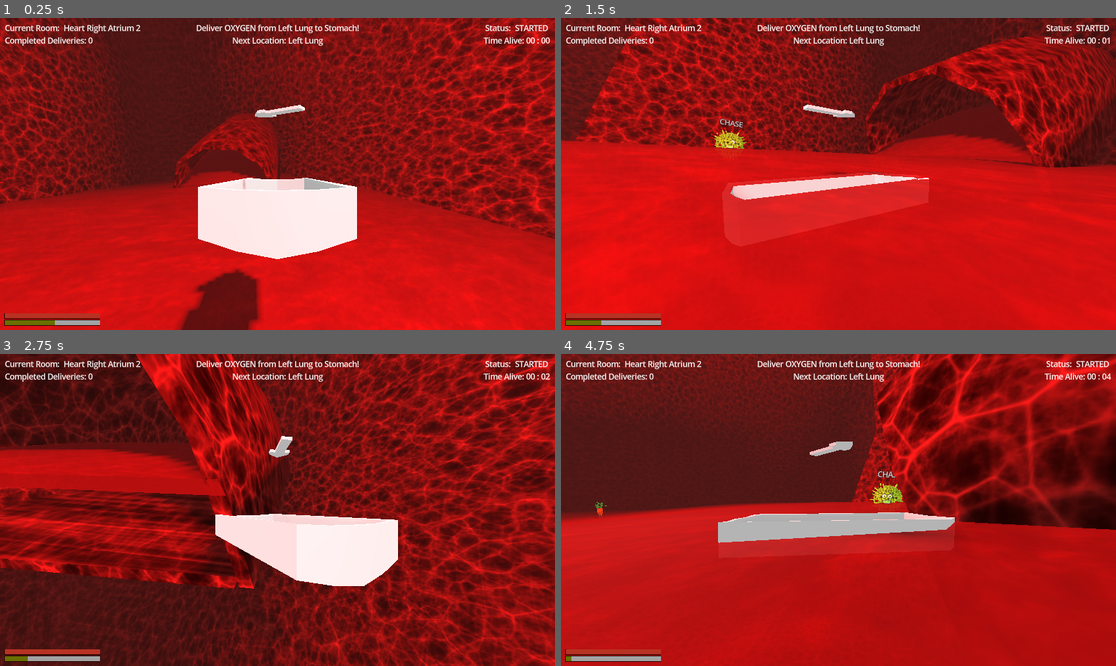
Above: before the commit, frames 1-4 (two rows, left to right).
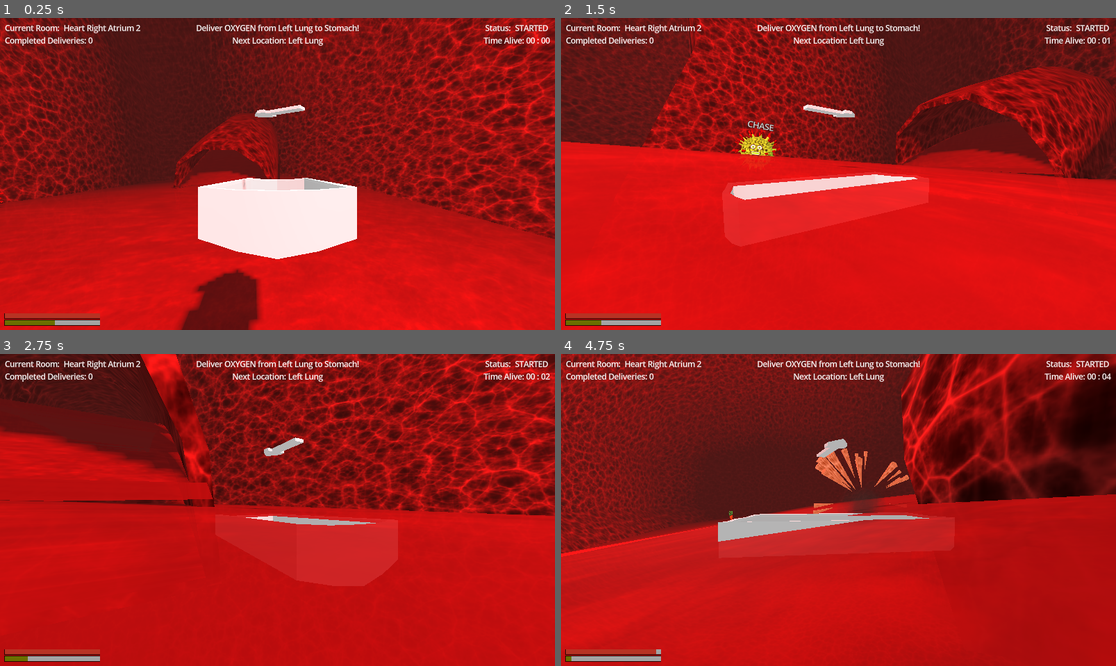
Above: after the commit, the same moments.

Repository: petegilb/bloodstream
Game: Godot game, scene res://levels/mainlevel.tscn
The game is run twice, just before and just after one commit, with the same random seed, the same clock (stepped at 60 frames per second) and the same inputs. Sound files missing from this copy of the repository are replaced by a short silence.
Inputs (mouse positions are in pixels of both pictures, inside the frame that each line leads up to):
- Up to frame 1 (0.25 s): no input
- Up to frame 2 (1.5 s): move the mouse to (866, 174) at 0.52 s; hold Shift (boost) 0.53-1.28 s; hold W (move_forward) from 0.53 s (still down); move the mouse to (810, 174) at 1.27 s; tap Shift (boost) at 1.35 s
- Up to frame 3 (2.75 s): keep holding W (move_forward); move the mouse to (288, 503) at 2.02 s; hold Shift (boost) from 2.03 s (still down)
- Up to frame 4 (4.75 s): keep holding W (move_forward); move the mouse to (832, 516) at 2.77 s; release Shift (boost) at 2.78 s; tap Shift (boost) at 2.85, 4.35 s; move the mouse to (877, 513) at 3.52 s; hold Shift (boost) 3.53-4.28 s; move the mouse to (794, 506) at 4.27 s

The runs differ from the first frame. In frame 1, less than 0.1% of the frame differs, in the area x 0-1%, y 52-61%; in frame 2, 25%; in frame 3, 73%, in the area x 0-100%, y 0-100%; in frame 4, 36%.

Commit message:
add explosion particle + some sounds

Diff:
--- /dev/null
+++ b/core/particles/particle_cone_mesh.tres
@@ -0,0 +1,18 @@
+[gd_resource type="CylinderMesh" load_steps=3 format=3 uid="uid://c3amiaceyj16f"]
+
+[ext_resource type="Texture2D" uid="uid://bmjykphk74bpd" path="res://prefabs/river/Vein 2 - 512x512.png" id="1_hdv3b"]
+
+[sub_resource type="StandardMaterial3D" id="StandardMaterial3D_m04vq"]
+albedo_color = Color(0, 0, 0, 1)
+emission_enabled = true
+emission = Color(0.887289, 0.218968, 0, 1)
+emission_energy_multiplier = 0.7
+emission_texture = ExtResource("1_hdv3b")
+grow_amount = -0.717
+
+[resource]
+material = SubResource("StandardMaterial3D_m04vq")
+top_radius = 0.15
+bottom_radius = 0.0
+height = 1.5
+radial_segments = 6
--- /dev/null
+++ b/core/particles/particle_starter.gd
@@ -0,0 +1,12 @@
+class_name ParticleStarter
+extends Node3D
+
+@export var time_before_death = 2.0
+
+func _ready() -> void:
+    for child in find_children("*"):
+        if child is GPUParticles3D:
+            child.emitting = true
+
+    await get_tree().create_timer(time_before_death).timeout
+    queue_free()
--- /dev/null
+++ b/core/particles/small_explosion.tscn
@@ -0,0 +1,84 @@
+[gd_scene load_steps=13 format=3 uid="uid://boja7qc70vsoh"]
+
+[ext_resource type="Script" uid="uid://ciiov5w6cbe4u" path="res://core/particles/particle_starter.gd" id="1_o7xqe"]
+[ext_resource type="CylinderMesh" uid="uid://c3amiaceyj16f" path="res://core/particles/particle_cone_mesh.tres" id="2_ltu08"]
+
+[sub_resource type="Curve" id="Curve_ltu08"]
+_data = [Vector2(0, 1), 0.0, 0.0, 0, 0, Vector2(0.735343, 0.996012), 0.0, 0.0, 0, 0, Vector2(1, 0), 0.0, 0.0, 0, 0]
+point_count = 3
+
+[sub_resource type="CurveTexture" id="CurveTexture_pobsd"]
+curve = SubResource("Curve_ltu08")
+
+[sub_resource type="ParticleProcessMaterial" id="ParticleProcessMaterial_ltu08"]
+particle_flag_align_y = true
+spread = 180.0
+initial_velocity_min = 12.0
+initial_velocity_max = 14.0
+scale_min = 0.5
+scale_max = 1.5
+scale_curve = SubResource("CurveTexture_pobsd")
+
+[sub_resource type="Curve" id="Curve_p7diw"]
+_data = [Vector2(0, 0), 0.0, 0.0, 0, 0, Vector2(1, 1), 0.0, 0.0, 0, 0]
+point_count = 2
+
+[sub_resource type="CurveTexture" id="CurveTexture_xlxnm"]
+curve = SubResource("Curve_p7diw")
+
+[sub_resource type="Curve" id="Curve_pobsd"]
+_data = [Vector2(0, 0.038957), 0.0, 0.0, 0, 0, Vector2(0.155779, 1), 0.0, 0.0, 0, 0, Vector2(1, 0), 0.0, 0.0, 0, 0]
+point_count = 3
+
+[sub_resource type="CurveTexture" id="CurveTexture_p7diw"]
+curve = SubResource("Curve_pobsd")
+
+[sub_resource type="ParticleProcessMaterial" id="ParticleProcessMaterial_pobsd"]
+emission_shape = 1
+emission_sphere_radius = 1.0
+direction = Vector3(0, -1, 0)
+spread = 60.0
+initial_velocity_min = 1.0
+initial_velocity_max = 3.0
+gravity = Vector3(0, 5, 0)
+scale_min = 0.5
+scale_max = 1.5
+scale_curve = SubResource("CurveTexture_p7diw")
+color = Color(0.28, 0.25648, 0.2408, 1)
+alpha_curve = SubResource("CurveTexture_xlxnm")
+
+[sub_resource type="StandardMaterial3D" id="StandardMaterial3D_ltu08"]
+transparency = 1
+vertex_color_use_as_albedo = true
+
+[sub_resource type="SphereMesh" id="SphereMesh_ltu08"]
+material = SubResource("StandardMaterial3D_ltu08")
+radial_segments = 8
+rings = 4
+
+[node name="SmallExplosion" type="Node3D"]
+script = ExtResource("1_o7xqe")
+
+[node name="Debris" type="GPUParticles3D" parent="."]
+emitting = false
+amount = 24
+one_shot = true
+explosiveness = 1.0
+process_material = SubResource("ParticleProcessMaterial_ltu08")
+draw_pass_1 = ExtResource("2_ltu08")
+
+[node name="Fire" type="GPUParticles3D" parent="."]
+emitting = false
+amount = 12
+one_shot = true
+explosiveness = 1.0
+process_material = SubResource("ParticleProcessMaterial_pobsd")
+draw_pass_1 = SubResource("SphereMesh_ltu08")
+
+[node name="Smoke" type="GPUParticles3D" parent="."]
+emitting = false
+amount = 32
+one_shot = true
+explosiveness = 1.0
+process_material = SubResource("ParticleProcessMaterial_pobsd")
+draw_pass_1 = SubResource("SphereMesh_ltu08")
--- a/prefabs/boat_character.tscn
+++ b/prefabs/boat_character.tscn
@@ -10,6 +10,7 @@
 [ext_resource type="AudioStream" uid="uid://dm3p7www4xo8p" path="res://sounds/engine_accelerate.wav" id="8_xjuar"]
 [ext_resource type="AudioStream" uid="uid://pnucuuav5uvp" path="res://sounds/engine_fadeout.wav" id="9_dhwpv"]
 [ext_resource type="AudioStream" uid="uid://bl7ltxv2bn83j" path="res://sounds/engine_boost.wav" id="9_ynfvf"]
+[ext_resource type="AudioStream" uid="uid://bk3cy34pkhaem" path="res://sounds/lava_loop.wav" id="11_tmo8g"]
 
 [sub_resource type="ConvexPolygonShape3D" id="ConvexPolygonShape3D_tu7rq"]
 points = PackedVector3Array(1.14894, 1.01494, 2.17147, -1.14894, 1.01494, 2.17147, 0, 0.936323, 3.13899, 1.14894, 0.305 …(439 unchanged characters)…
@@ -24,7 +25,7 @@
 river_passive_force = 20
 forward_row_force = 30
 backward_row_force = 15
-boost_modifier = 4.0
+boost_modifier = 2.5
 turn_force = 10
 gas_depletion_rate = 20.0
 
@@ -83,9 +84,15 @@
 
 [node name="Boost" type="AudioStreamPlayer3D" parent="."]
 stream = ExtResource("9_ynfvf")
-volume_db = -1.057
+volume_db = 1.289
+pitch_scale = 0.57
 
 [node name="FadeOut" type="AudioStreamPlayer3D" parent="."]
 stream = ExtResource("9_dhwpv")
 volume_db = -3.172
 pitch_scale = 1.34
+
+[node name="LavaLoop" type="AudioStreamPlayer3D" parent="."]
+stream = ExtResource("11_tmo8g")
+volume_db = 8.661
+autoplay = true
--- a/prefabs/cells/virus.gd
+++ b/prefabs/cells/virus.gd
@@ -11,6 +11,8 @@
 @export var attack_radius := 5.0
 @export var base_damage := 5
 @export var show_debug := false
+
+var particle = preload("res://core/particles/small_explosion.tscn")
 
 @onready var navigation_agent = $NavigationAgent3D
 @onready var debug_label = $DebugLabel
@@ -38,6 +40,7 @@
 
     # handle damage here
     GameManager.player.add_health(-base_damage)
+    initiate_death()
 
 func _process(_delta: float) -> void:
     if show_debug:
@@ -87,3 +90,11 @@
         attack()
 
     move_and_slide()
+
+func initiate_death():
+    AudioManager.create_3d_audio_at_location(global_position, SoundEffect.SOUND_EFFECT_TYPE.EXPLOSION)
+    if particle:
+        var new_particle = particle.instantiate()
+        get_tree().current_scene.add_child(new_particle)
+        new_particle.global_position = global_position
+    self.queue_free()
--- a/prefabs/cells/virus.tscn
+++ b/prefabs/cells/virus.tscn
@@ -10,6 +10,7 @@
 collision_layer = 128
 collision_mask = 0
 script = ExtResource("1_yjfkp")
+movement_speed = 12.0
 show_debug = true
 
 [node name="MeshInstance3D" type="MeshInstance3D" parent="."]
--- a/sounds/audio_manager.tscn
+++ b/sounds/audio_manager.tscn
@@ -1,10 +1,12 @@
-[gd_scene load_steps=5 format=3 uid="uid://bxcfulcykclg7"]
+[gd_scene load_steps=7 format=3 uid="uid://bxcfulcykclg7"]
 
 [ext_resource type="Script" uid="uid://cim876hxy5g8n" path="res://sounds/audio_manager.gd" id="1_xdsxf"]
 [ext_resource type="Script" uid="uid://xwc66bhtg8qv" path="res://sounds/sound_effect.gd" id="2_jmdko"]
 [ext_resource type="Resource" uid="uid://b31q6yvv3tbj5" path="res://sounds/resources/big_splash.tres" id="3_6aj3w"]
 [ext_resource type="Resource" uid="uid://bc1wn5k2601nl" path="res://sounds/resources/yum.tres" id="4_8bfp5"]
+[ext_resource type="Resource" uid="uid://b38t4spat0be7" path="res://sounds/resources/small_explosion.tres" id="5_6n5tw"]
+[ext_resource type="Resource" uid="uid://b62jp122r01p0" path="res://sounds/resources/fizzle_out.tres" id="6_vwu7p"]
 
 [node name="AudioManager" type="Node3D"]
 script = ExtResource("1_xdsxf")
-sound_effects = Array[ExtResource("2_jmdko")]([ExtResource("3_6aj3w"), ExtResource("4_8bfp5")])
+sound_effects = Array[ExtResource("2_jmdko")]([ExtResource("3_6aj3w"), ExtResource("4_8bfp5"), ExtResource("5_6n5tw"), ExtResource("6_vwu7p")])
--- /dev/null
+++ b/sounds/resources/fizzle_out.tres
@@ -0,0 +1,14 @@
+[gd_resource type="Resource" script_class="SoundEffect" load_steps=3 format=3 uid="uid://b62jp122r01p0"]
+
+[ext_resource type="Script" uid="uid://xwc66bhtg8qv" path="res://sounds/sound_effect.gd" id="1_23axd"]
+[ext_resource type="AudioStream" uid="uid://b3q75mvcd6lb0" path="res://sounds/fizzle_out.wav" id="2_23axd"]
+
+[resource]
+script = ExtResource("1_23axd")
+limit = 5
+type = 4
+sound_effect = ExtResource("2_23axd")
+volume = 5.0
+pitch_scale = 1.0
+pitch_randomness = 0.22
+metadata/_custom_type_script = "uid://xwc66bhtg8qv"
--- /dev/null
+++ b/sounds/resources/small_explosion.tres
@@ -0,0 +1,14 @@
+[gd_resource type="Resource" script_class="SoundEffect" load_steps=3 format=3 uid="uid://b38t4spat0be7"]
+
+[ext_resource type="Script" uid="uid://xwc66bhtg8qv" path="res://sounds/sound_effect.gd" id="1_syjle"]
+[ext_resource type="AudioStream" uid="uid://collc21et17c2" path="res://sounds/small_explosion.wav" id="2_jltth"]
+
+[resource]
+script = ExtResource("1_syjle")
+limit = 5
+type = 3
+sound_effect = ExtResource("2_jltth")
+volume = 0.0
+pitch_scale = 0.92
+pitch_randomness = 0.44
+metadata/_custom_type_script = "uid://xwc66bhtg8qv"
--- a/sounds/sound_effect.gd
+++ b/sounds/sound_effect.gd
@@ -9,7 +9,9 @@
 enum SOUND_EFFECT_TYPE {
     DEFAULT,
     BIG_SPLASH,
-    YUM
+    YUM,
+    EXPLOSION,
+    FIZZLE_OUT
 }
 
 @export_range(0, 10) var limit: int = 5 ## Maximum number of this SoundEffect to play simultaneously before culled.
Not shown, added: core/particles/particle_starter.gd.uid
Not shown: 1 places in prefabs/boat_character.tscn that only renumber resources
Not shown, added: sounds/fizzle_out.wav.import
Not shown, added: sounds/lava_loop.wav.import
Not shown, added: sounds/small_explosion.wav.import
Not shown, changed: README.md
Not shown, added: sounds/fizzle_out.wav
Not shown, added: sounds/lava_loop.wav
Not shown, added: sounds/small_explosion.wav
